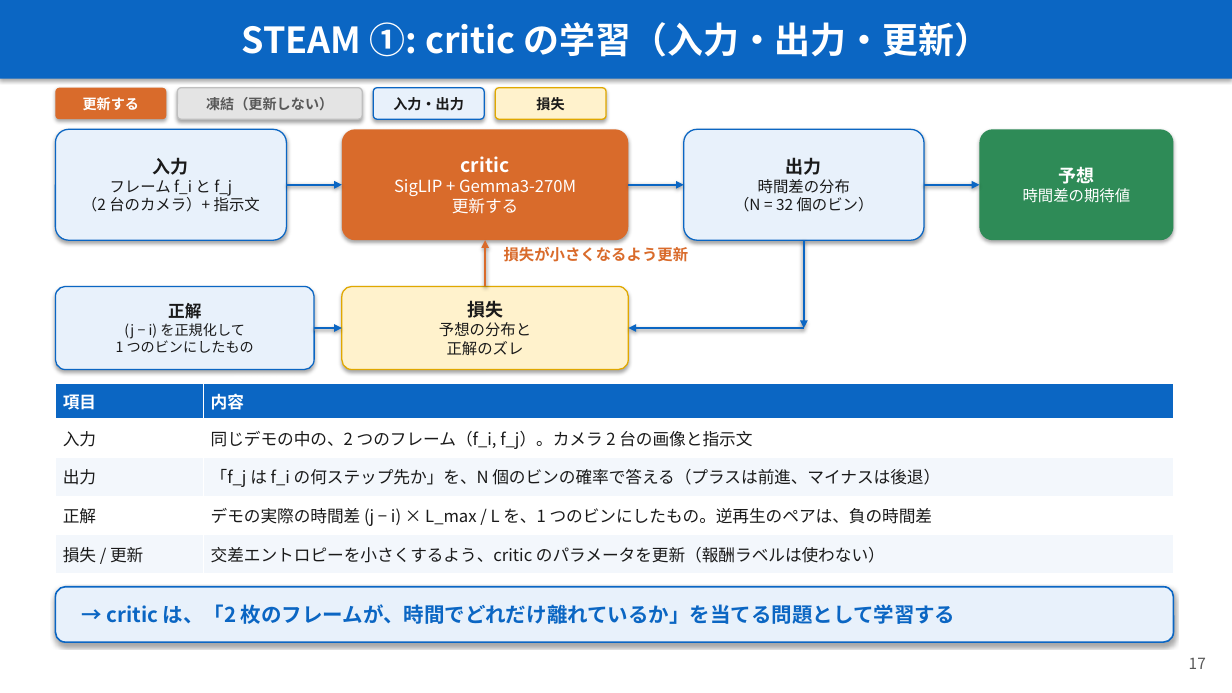
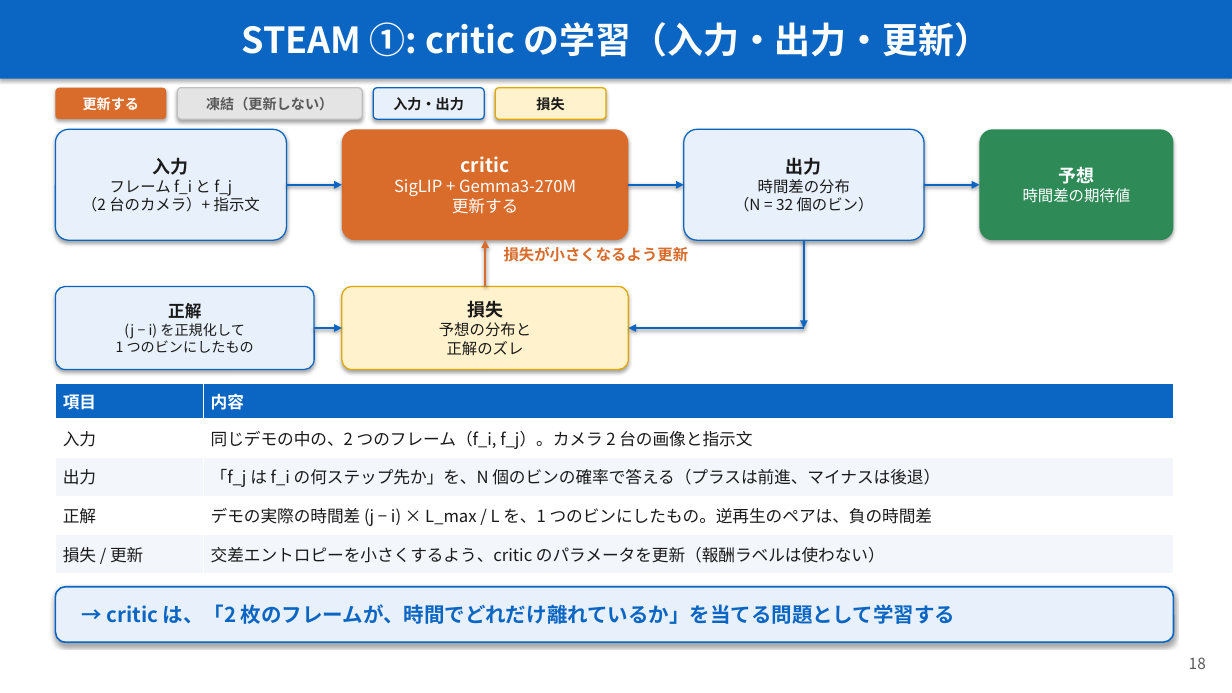
Before and after one commit to Junhand/libero_RL, a slide deck: slide 18 of docs/RECAP_STEAM_RLToken.pptx (slide 17 before the commit). Drawn at 1232x693 pixels with LibreOffice and Linux fonts; fonts in the diff are those of the drawing. Boxes give left, top, right and bottom in pixels: in the first picture for what was removed or moved away, otherwise in the second. Text is boxed around its words. In the diff, an @@ line names an element or a change of style, - is before the commit and + after.

```diff
--- a/docs/RECAP_STEAM_RLToken.pptx
+++ b/docs/RECAP_STEAM_RLToken.pptx
@@ text at bbox=[1189, 657, 1206, 669]: text changed @@
-17
+18
```
Also in this commit, not shown: 22 other slides changed, 1 slide added, 1 other file.
